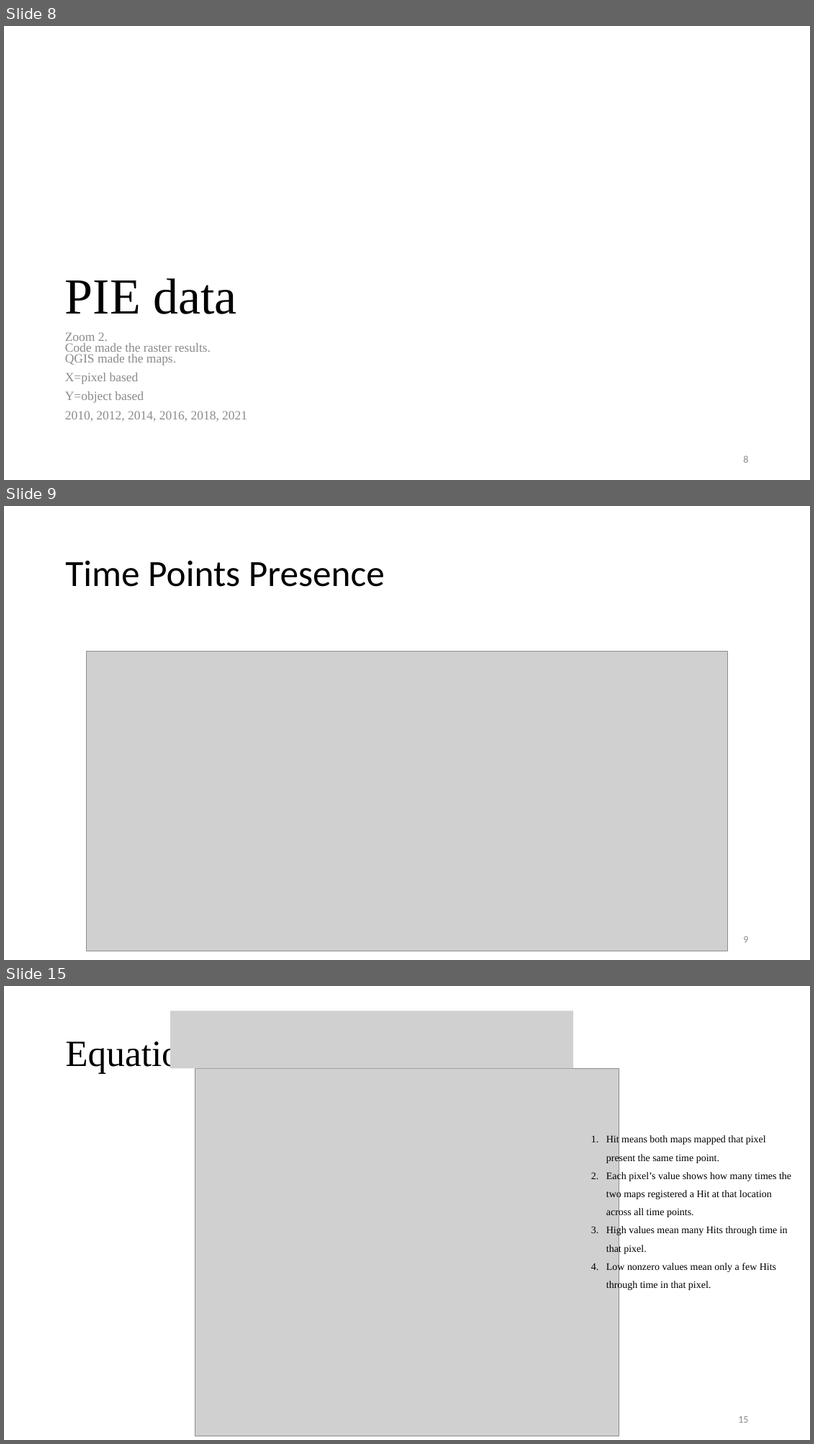
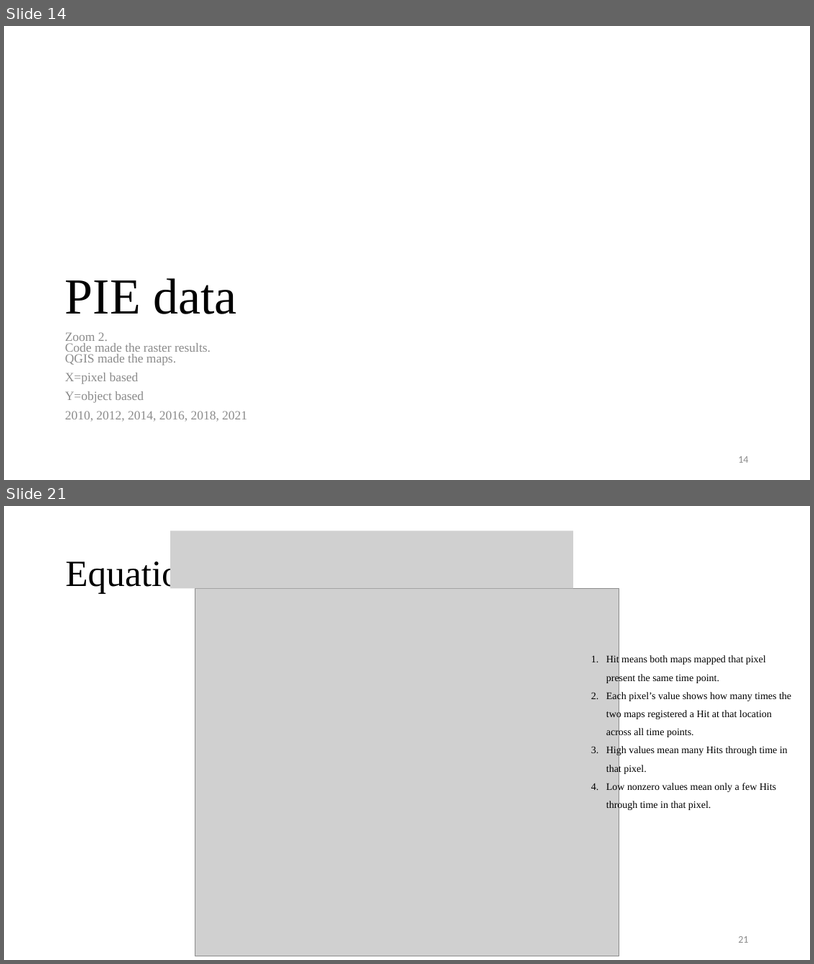
Before and after one commit to antoniovfonseca/compare-time-series, a slide deck: presentations/PIEzoomed_meeting_nov6.pptx. Shown one above the other, each under a label of ours: slides 8, 9 and 15 before the commit, slides 14 and 21 after it; the slides between them are not shown. The pictures are 814x1444 and 814x964 pixels, drawn with LibreOffice and Linux fonts; fonts in the diff are those of the drawing; grey boxes stand for pictures. Boxes give left, top, right and bottom in pixels: in the first picture for what was removed or moved away, otherwise in the second. Text is boxed around its words. In the diff, an @@ line names an element or a change of style, - is before the commit and + after.

Commit message:
updated presentation

```diff
--- a/presentations/PIEzoomed_meeting_nov6.pptx
+++ b/presentations/PIEzoomed_meeting_nov6.pptx
@@ slide 9 removed at (4,506,810,960), background #FFFFFF @@
@@ title removed at (65,560,385,587) @@
-Time Points Presence
@@ picture removed at (86,651,728,951) @@
@@ page number removed at (743,936,748,942) @@
-9
@@ what was slide 8 is now slide 14 @@
@@ page number at (738,456,748,462): text changed @@
-8
+14
@@ what was slide 15 is now slide 21 @@
@@ page number at (738,936,748,942): text changed @@
-15
+21
```
Also in this commit, not shown: 4 slides changed, 8 slides added, 1 other slide removed.
